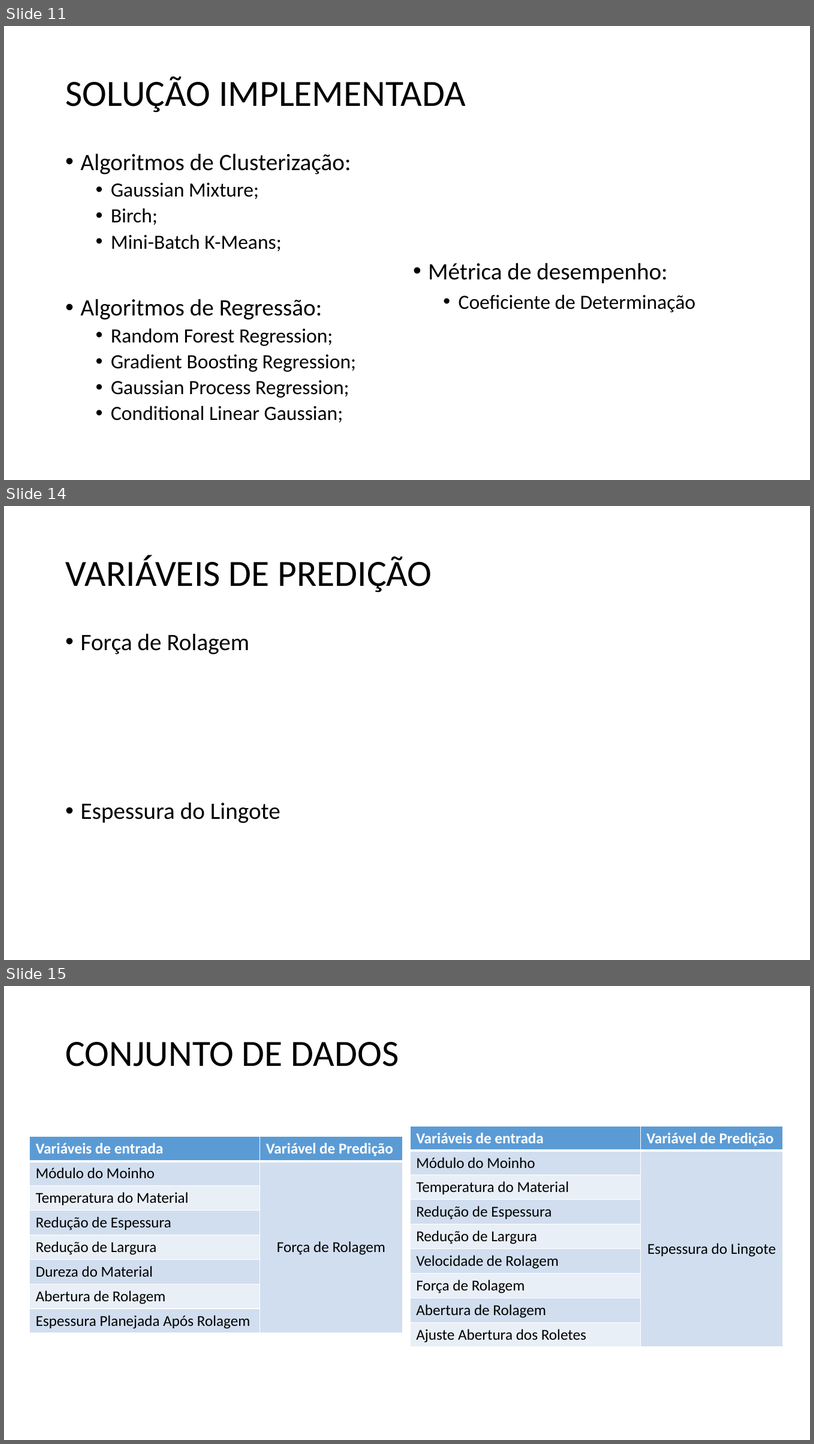
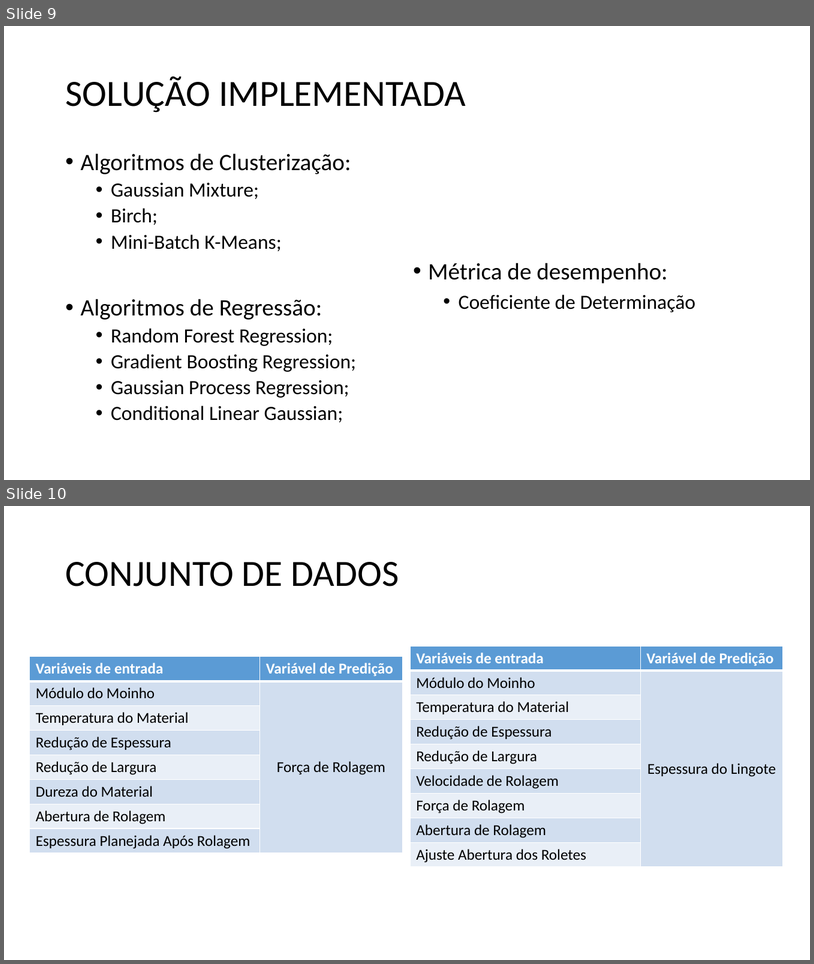
Before and after one commit to JoaoMagPaiva/joaopaiva-857-tp555, a slide deck: Projeto/DC-ML aplicado a predição de variáveis de manufatura.pptx. Shown one above the other, each under a label of ours: slides 11, 14 and 15 before the commit, slides 9 and 10 after it; the slides between them are not shown. The pictures are 814x1444 and 814x964 pixels, drawn with LibreOffice and Linux fonts; fonts in the diff are those of the drawing. Boxes give left, top, right and bottom in pixels: in the first picture for what was removed or moved away, otherwise in the second. Text is boxed around its words. In the diff, an @@ line names an element or a change of style, - is before the commit and + after.

```diff
--- a/Projeto/DC-ML aplicado a predição de variáveis de manufatura.pptx
+++ b/Projeto/DC-ML aplicado a predição de variáveis de manufatura.pptx
@@ slide 14 removed at [4,506,810,960], background #FFFFFF @@
@@ title removed at [65,555,432,592] @@
-VARIÁVEIS DE PREDIÇÃO
@@ text removed at [81,633,281,823] @@
-• Força de Rolagem
-• Espessura do Lingote
@@ what was slide 11 is now slide 9 @@
@@ what was slide 15 is now slide 10 @@
```
Also in this commit, not shown: 5 slides changed, 4 other slides removed.
